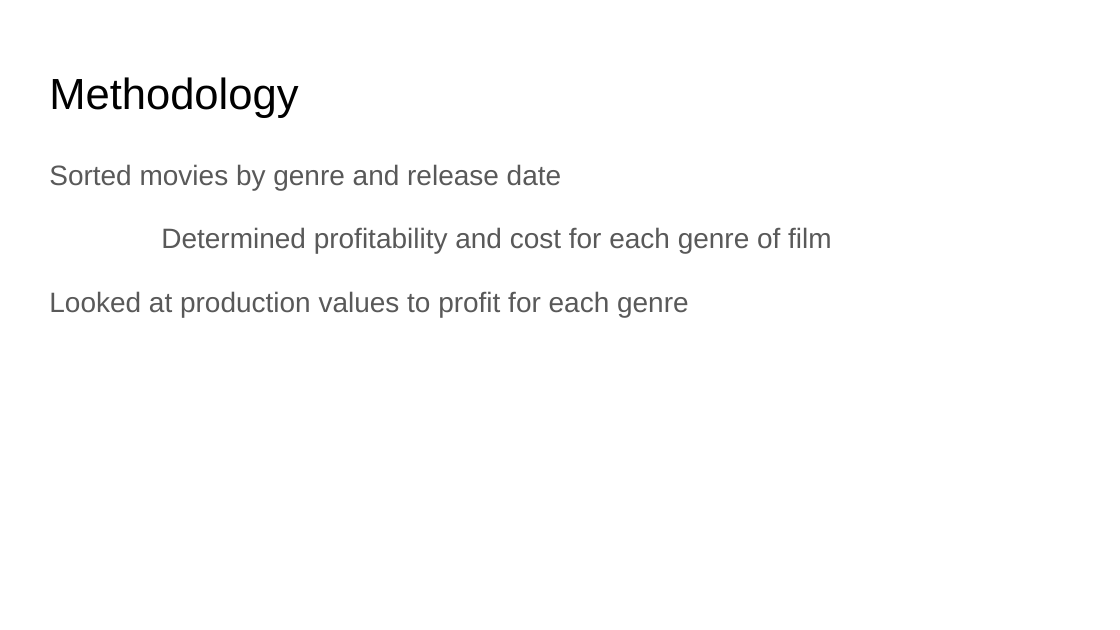
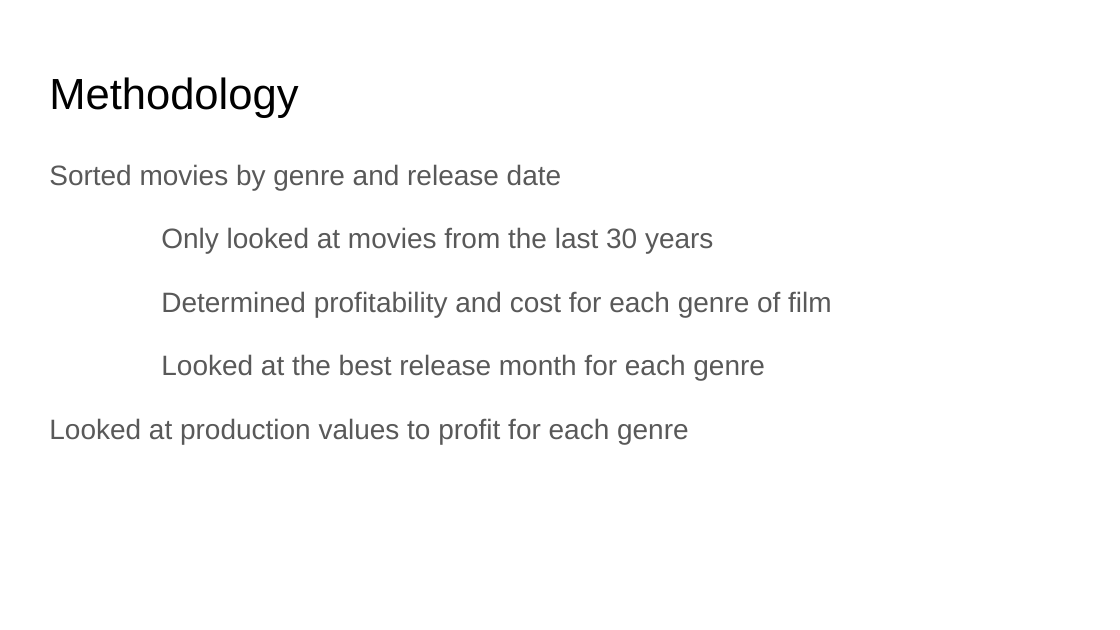
Before and after one commit to snepaul179/dsc-mod-1-project-v2-1-onl01-dtsc-pt-052620, a slide deck: slide 4 of Mod_1_Presentation.pptx. Drawn at 1120x630 pixels with LibreOffice and Linux fonts; fonts in the diff are those of the drawing. Boxes give left, top, right and bottom in pixels: in the first picture for what was removed or moved away, otherwise in the second. Text is boxed around its words. In the diff, an @@ line names an element or a change of style, - is before the commit and + after.

```diff
--- a/Mod_1_Presentation.pptx
+++ b/Mod_1_Presentation.pptx
@@ text at box(161, 227, 713, 254): paragraph added @@
+Only looked at movies from the last 30 years
@@ text at box(161, 354, 765, 381): paragraph added @@
+Looked at the best release month for each genre
```
Also in this commit, not shown: 2 other slides changed, 2 other files.
